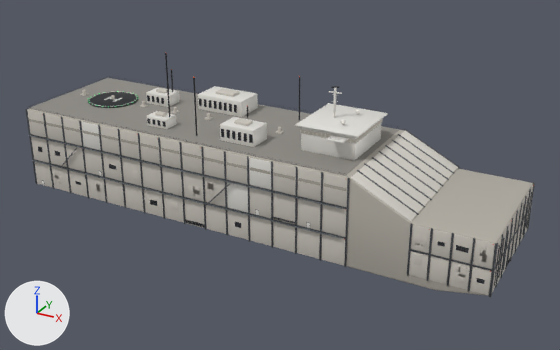
An edit to the glTF model machines/colossal/assets/upper.glb, drawn before and after from the same camera.
Both versions are drawn from a 50 mm camera at (145.0, -300.0, 179.0) aimed at (-18.0, -3.0, 30.0). Every picture has the same lights, and +X, +Y and +Z are marked at lower left. The first picture is the older version. Vertices at exactly the same position are counted once.

Names of what the first picture shows: 'upper'.
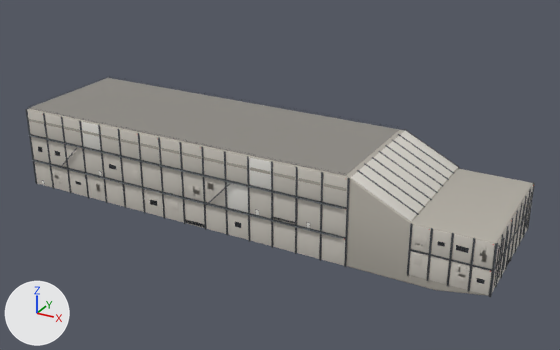
Location of each change, (x1, y1, x2, y2) in pixels of the pictures (560 x 350 px):
```json
{"object": "upper", "change": "reshaped", "before": [25, 53, 535, 297], "after": [25, 76, 535, 297], "on screen": "9% shorter"}
{"part": 1, "of": "me_upper", "change": "deleted", "before": [80, 53, 388, 161]}
```

Scene script edits in JSON lines:
```json
{"block": "me_upper", "where": "# used by ob_upper; location = (-30.0, 0.0, 30.0)"}
{"op": "remove", "block": "me_upper", "code": "me_upper.from_pydata(...)  # 51318 vertices, 94016 faces; spans x -121.0..123.0, y -34.0..34.0, z -22.0..56.0"}
{"op": "add", "block": "me_upper", "code": "me_upper.from_pydata(...)  # 44324 vertices, 80580 faces; spans x -121.0..123.0, y -34.0..34.0, z -22.0..21.0"}
{"block": "me_upper", "change": "me_upper part 1: 139 loose pieces with 6994 vertices, spanning x -112.0..57.0, y -22.0..26.0, z 20.0..56.0, are deleted"}
{"op": "remove", "block": "me_upper", "code": "me_upper.materials.append(mat_helideck_lamp)  # green #2cd171, glowing green #31e37a"}
```
